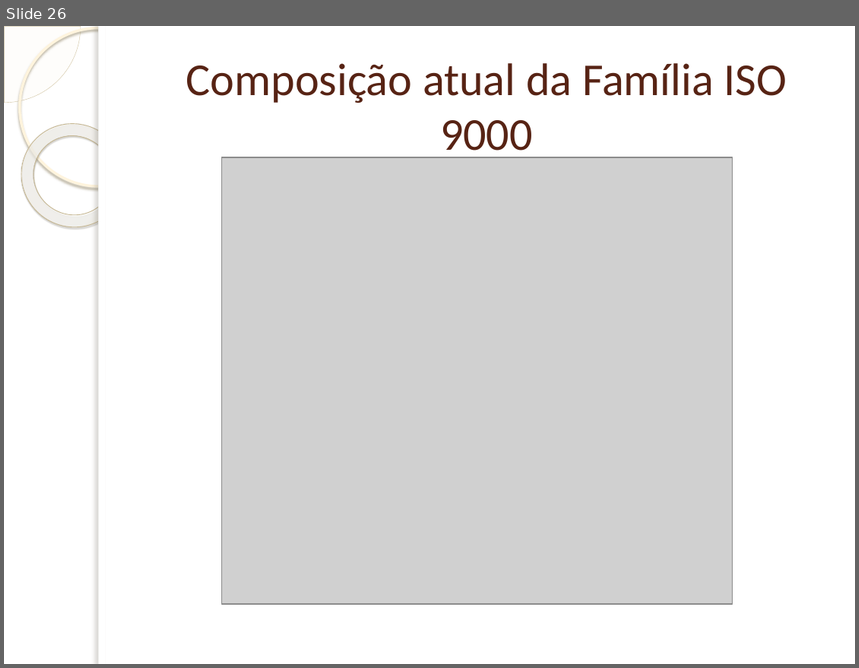
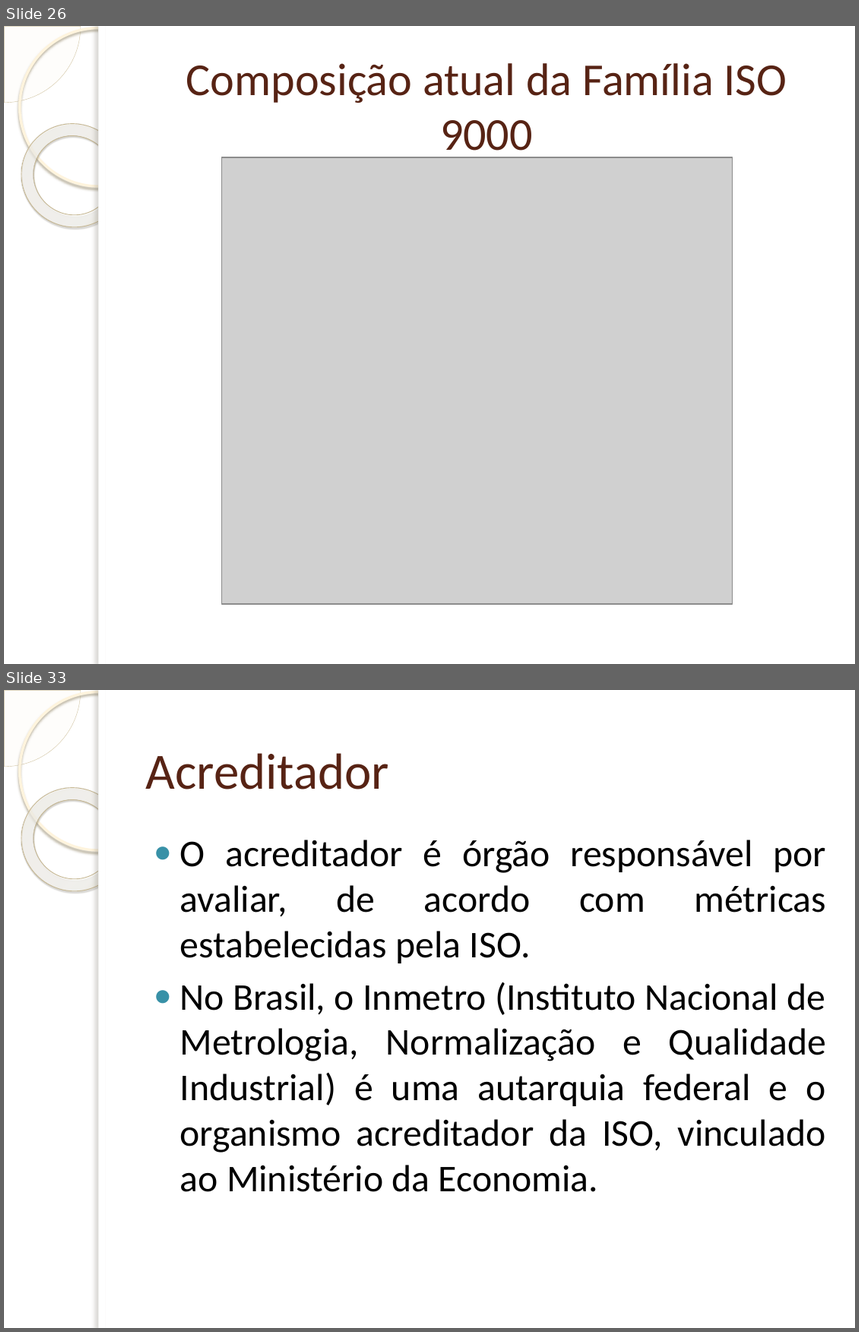
Before and after one commit to TZNaso/QS, a slide deck: Família ISO 9000.pptx. Shown one above the other, each under a label of ours: slide 26 before the commit, slides 26 and 33 after it; the slides between them are not shown. The pictures are 859x668 and 859x1332 pixels, drawn with LibreOffice and Linux fonts; fonts in the diff are those of the drawing; grey boxes stand for pictures; background and template pictures are left out. Boxes give left, top, right and bottom in pixels: in the first picture for what was removed or moved away, otherwise in the second. Text is boxed around its words. In the diff, an @@ line names an element or a change of style, - is before the commit and + after.

```diff
--- a/Família ISO 9000.pptx
+++ b/Família ISO 9000.pptx
@@ slide 33 added at [4, 690, 855, 1328], background picture (left out); not listed: 5 template elements that a slide beside it also shows @@
@@ title added at [146, 753, 389, 790], 43 pt, text #572314 @@
+Acreditador
@@ text added at [180, 840, 827, 1192], 32 pt, text #000000 @@
+● O acreditador é órgão responsável por avaliar, de acordo com métricas estabelecidas pela ISO.
+● No Brasil, o Inmetro (Instituto Nacional de Metrologia, Normalização e Qualidade Industrial) é uma autarquia federal e o organismo acreditador da ISO, vinculado ao Ministério da Economia.
```
Also in this commit, not shown: 3 slides changed, 16 other slides added, 3 slides removed, 1 other file.
